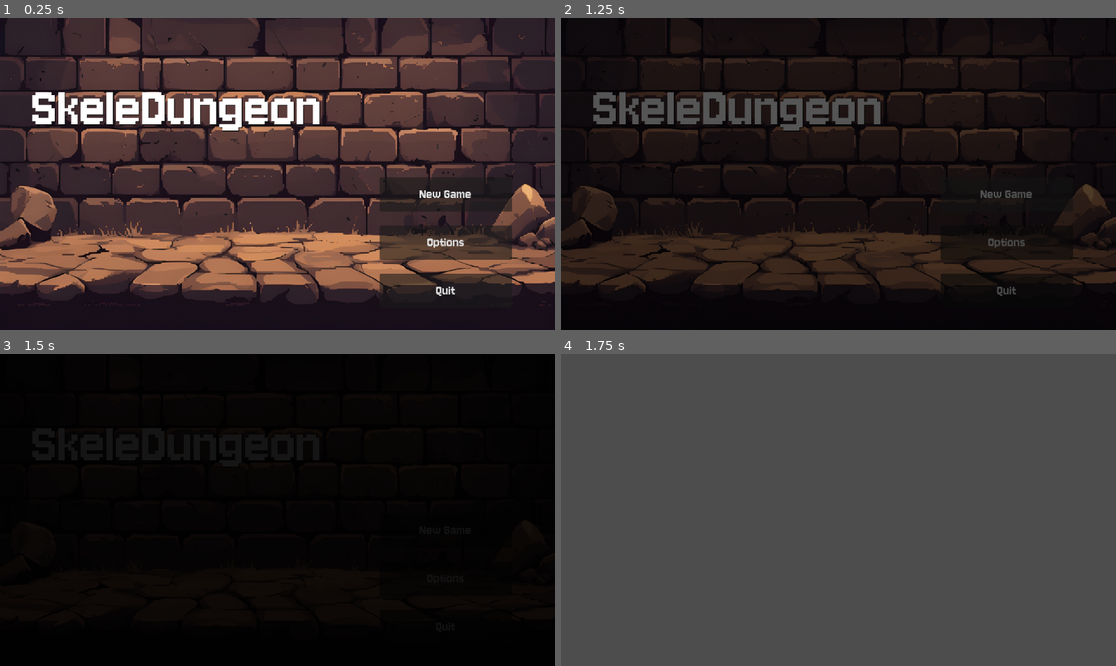
Above: before the commit, frames 1-4 (two rows, left to right).
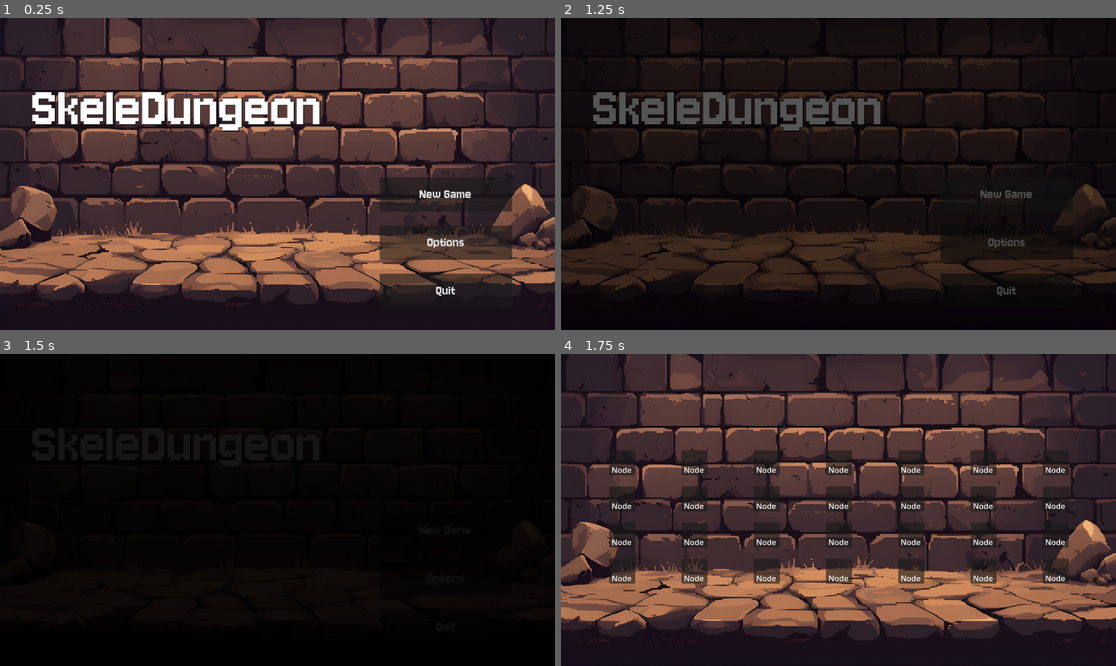
Above: after the commit, the same moments.

Repository: Neon-Bunny/SkeleDungeon
Game: Godot game, scene res://Scenes/MainMenu.tscn
The game is run twice, just before and just after one commit, with the same random seed, the same clock (stepped at 60 frames per second) and the same inputs.
Inputs:
- Up to frame 1 (0.25 s): no input
- Up to frame 2 (1.25 s): click "New Game" at 0.5 s
- Up to frame 3 (1.5 s): click "New Game" at 1.25 s
- Up to frame 4 (1.75 s): no input

Frames 1-3 are identical in both runs. In frame 4, 84% of the frame differs, in the area x 0-100%, y 0-100%.

Commit message:
Begun map, fixed music slider

Diff:
--- a/Scenes/game_map.tscn
+++ b/Scenes/game_map.tscn
@@ -1,3 +1,16 @@
 [gd_scene format=3 uid="uid://nu6drmqrwqgf"]
 
+[ext_resource type="Script" uid="uid://bun8yflhfyyp" path="res://Scripts/game_map.gd" id="1_jbw0w"]
+[ext_resource type="Texture2D" uid="uid://cpxubukdolyim" path="res://Assets/Images/SigmaDungeon.jpg" id="2_8wm8v"]
+
 [node name="GameMap" type="Node2D" unique_id=1346938753]
+script = ExtResource("1_jbw0w")
+
+[node name="SigmaDungeon" type="Sprite2D" parent="." unique_id=1058157396]
+position = Vector2(576, 323)
+scale = Vector2(0.48, 0.4821959)
+texture = ExtResource("2_8wm8v")
+
+[node name="Nodes" type="Node" parent="." unique_id=1167868083]
+
+[node name="Connections" type="Node" parent="." unique_id=1031356323]
--- /dev/null
+++ b/Scenes/map_node.tscn
@@ -0,0 +1,18 @@
+[gd_scene format=3 uid="uid://b3vku6njm2sh4"]
+
+[ext_resource type="Script" uid="uid://ckee2p684jegf" path="res://Scripts/map_node.gd" id="1_wp7i3"]
+
+[node name="MapNode" type="Node2D" unique_id=1197352910]
+script = ExtResource("1_wp7i3")
+
+[node name="Button" type="Button" parent="." unique_id=2052964384]
+offset_right = 54.0
+offset_bottom = 52.0
+
+[node name="Label" type="Label" parent="." unique_id=1667671122]
+offset_top = 29.0
+offset_right = 53.0
+offset_bottom = 52.0
+text = "Node"
+horizontal_alignment = 1
+vertical_alignment = 1
--- /dev/null
+++ b/Scripts/game_map.gd
@@ -0,0 +1,28 @@
+extends Node2D
+
+const MapNode = preload("res://Scenes/map_node.tscn")
+
+var rows = 4
+var columns = 7
+var spacing_x = 150
+var spacing_y = 75
+
+var MapNodes = []
+
+func _ready():
+	generate_nodes()
+
+func generate_nodes():
+	for y in range(rows):
+		var RowNodes = []
+		for x in range (columns):
+			var node = MapNode.instantiate()
+			$Nodes.add_child(node)
+			node.position = Vector2(
+				x * spacing_x + 100,
+				y * spacing_y + 200
+			)
+
+			RowNodes.append(node)
+
+		MapNodes.append(RowNodes)
--- /dev/null
+++ b/Scripts/map_node.gd
@@ -0,0 +1,3 @@
+extends Node2D
+
+@export var node_type : String
--- a/Scripts/music_manager.gd
+++ b/Scripts/music_manager.gd
@@ -4,6 +4,7 @@
 
 func _ready():
 	music_player = AudioStreamPlayer.new()
+	music_player.bus = "Music"
 	add_child(music_player)
 
 func play_music(stream):
Binary file added: Assets/Images/sword-weapon-pixel-art-pixelation-pixel-dafc2d486ea423f17aaef707f111af76.png
Not shown, added: Assets/Images/sword-weapon-pixel-art-pixelation-pixel-dafc2d486ea423f17aaef707f111af76.png.import
Not shown, added: Scripts/game_map.gd.uid
Not shown, added: Scripts/map_node.gd.uid
